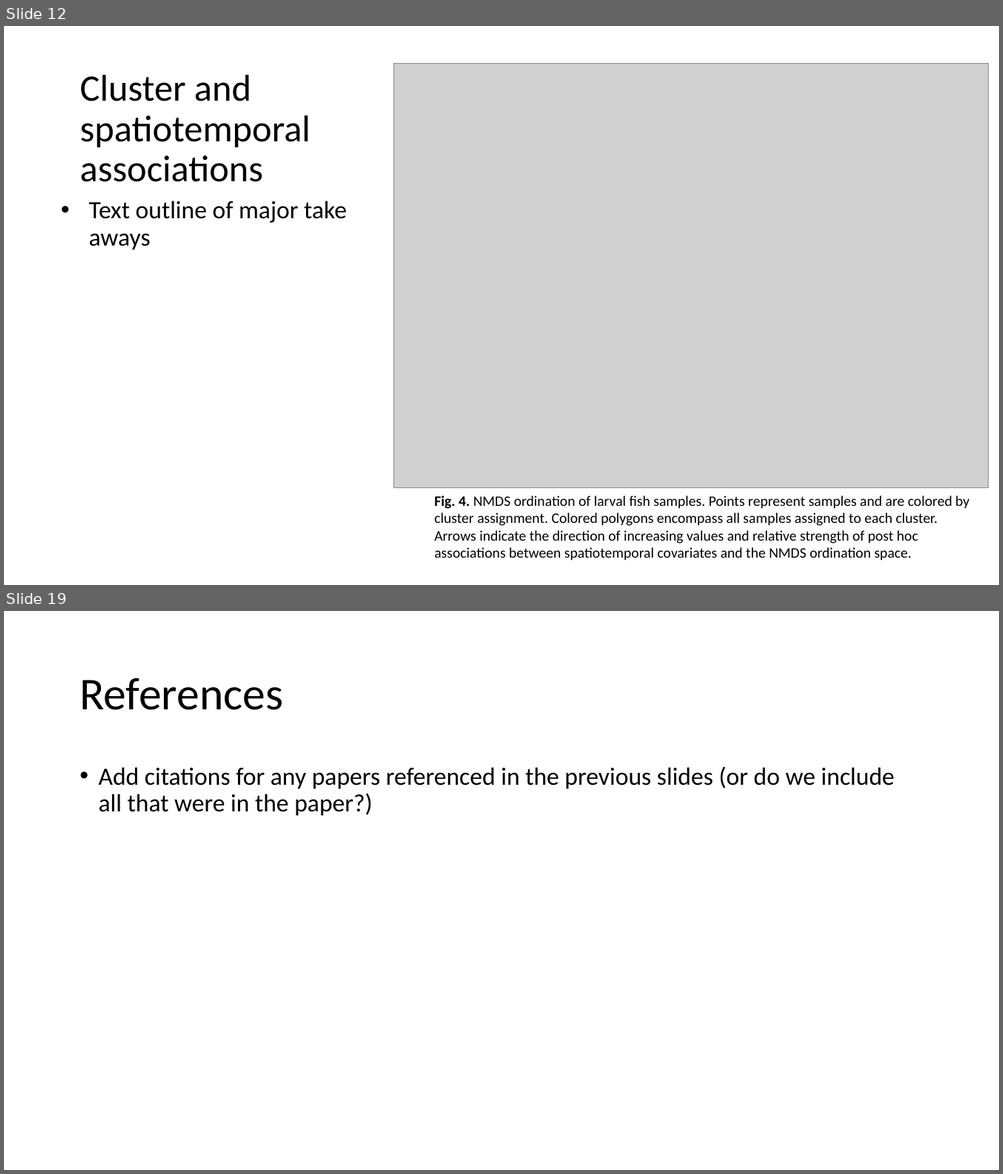
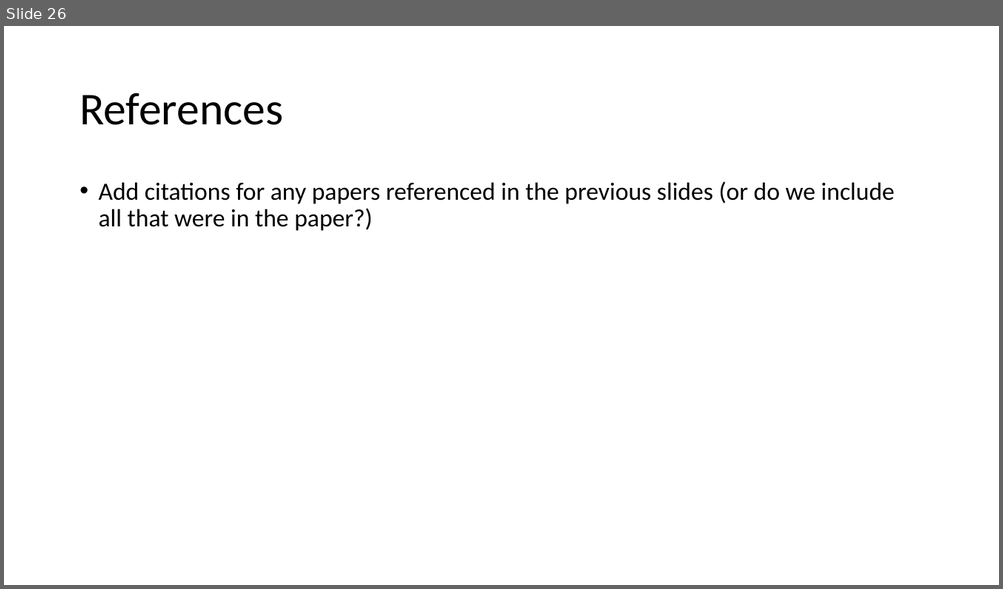
Before and after one commit to LukeABobay/larval-fish-community-analysis, a slide deck: PICES 2026 Presentation.pptx. Shown one above the other, each under a label of ours: slides 12 and 19 before the commit, slide 26 after it; the slides between them are not shown. The pictures are 1003x1174 and 1003x589 pixels, drawn with LibreOffice and Linux fonts; fonts in the diff are those of the drawing; grey boxes stand for pictures. Boxes give left, top, right and bottom in pixels: in the first picture for what was removed or moved away, otherwise in the second. Text is boxed around its words. In the diff, an @@ line names an element or a change of style, - is before the commit and + after.

```diff
--- a/PICES 2026 Presentation.pptx
+++ b/PICES 2026 Presentation.pptx
@@ slide 12 removed at <box>4,26,999,585</box>, background #FFFFFF @@
@@ picture removed at <box>393,63,989,488</box> @@
@@ title removed at <box>80,75,310,182</box> @@
-Cluster and spatiotemporal associations
@@ text removed at <box>89,201,347,250</box> @@
-• Text outline of major take aways
@@ text removed at <box>434,496,969,560</box> @@
-Fig. 4. NMDS ordination of larval fish samples. Points represent samples and are colored by cluster assignment. Colored polygons encompass all samples assigned to each cluster. Arrows indicate the direction of increasing values and relative strength of post hoc associations between spatiotemporal covariates and the NMDS ordination space.
@@ what was slide 19 is now slide 26 @@
```
Also in this commit, not shown: 10 slides changed, 16 slides added, 8 other slides removed.
